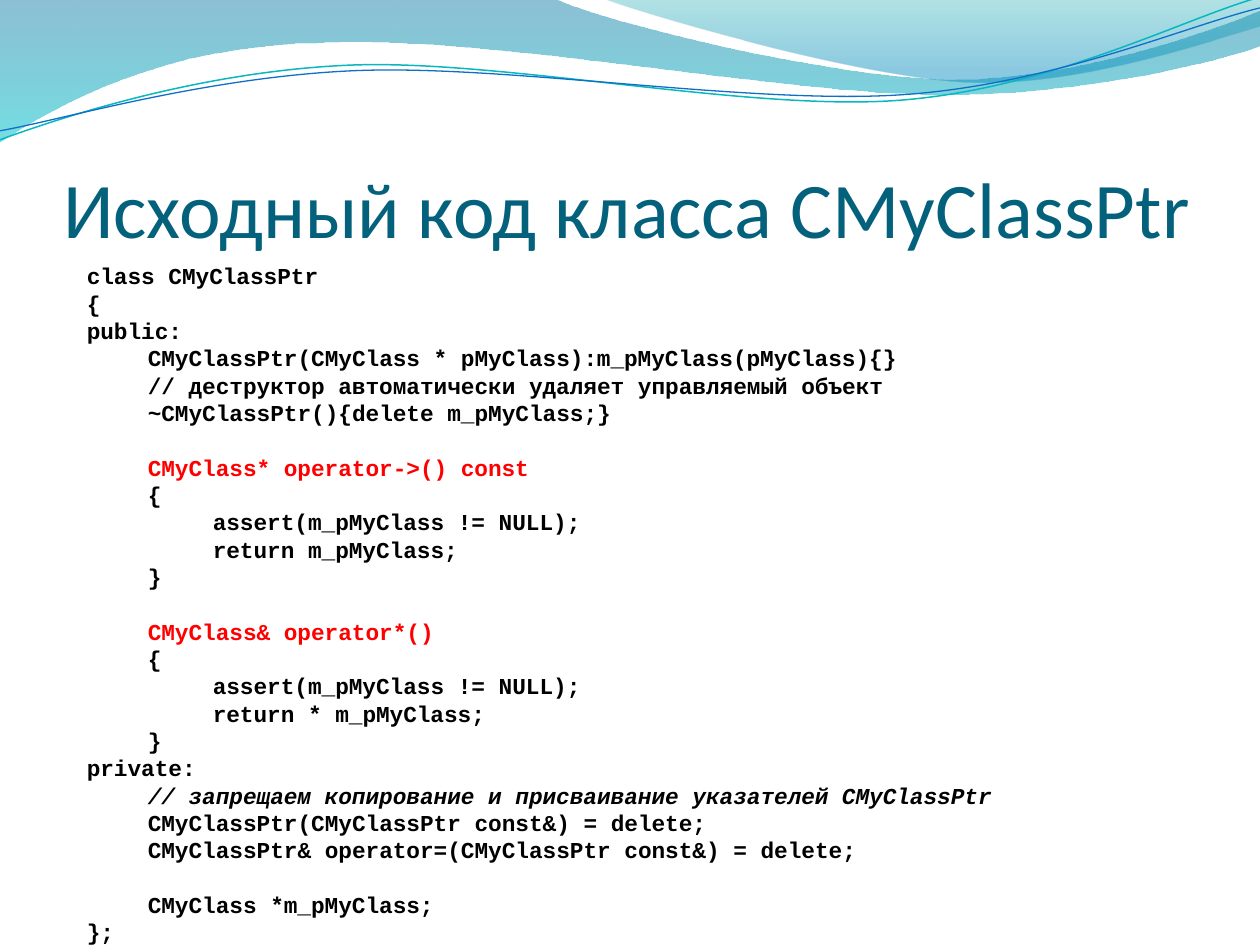
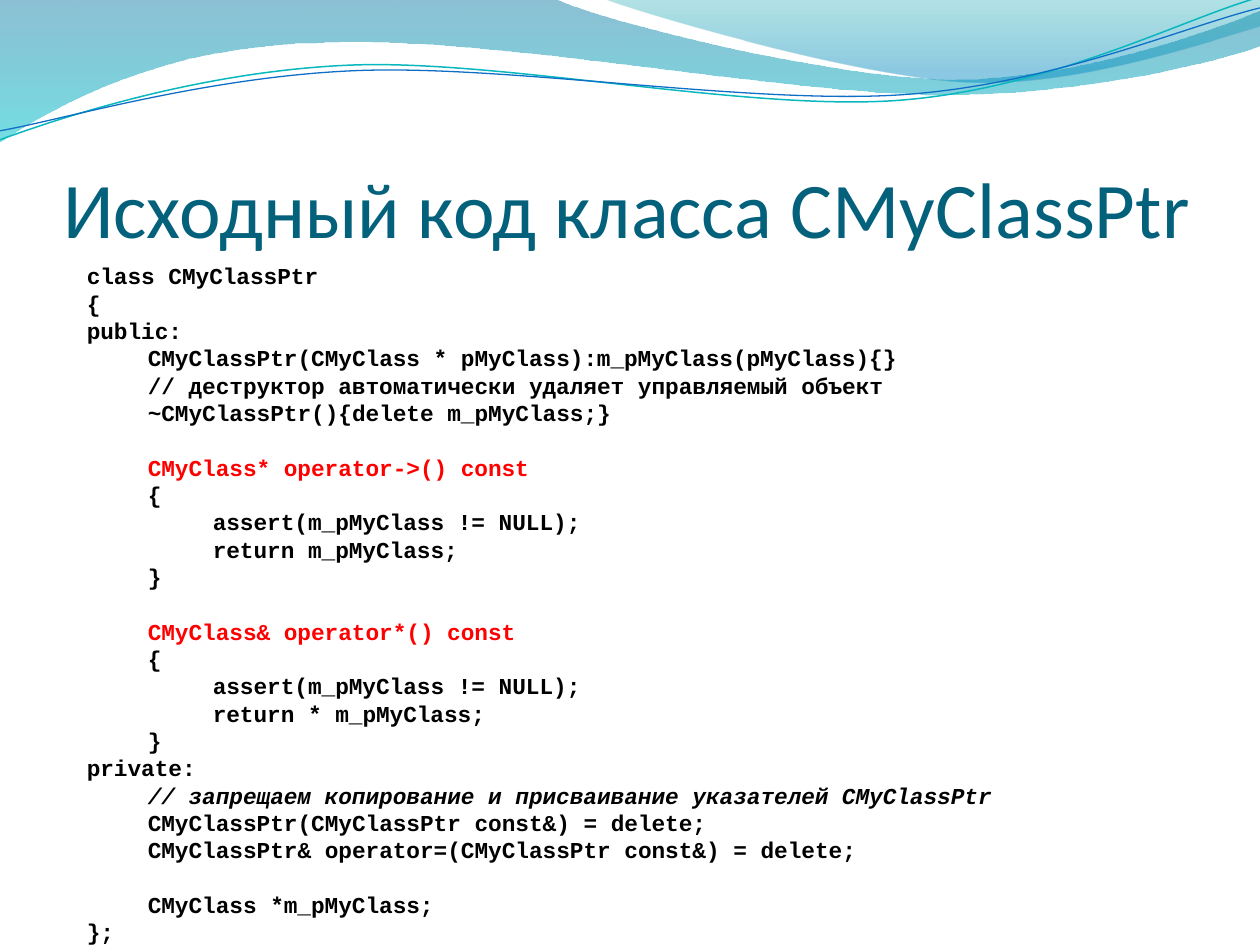
Before and after one commit to alexey-malov/oop, a slide deck: slide 33 of lectures/04/Дружественные функции и классы. Перегрузка операций.pptx. Drawn at 1260x945 pixels with LibreOffice and Linux fonts; fonts in the diff are those of the drawing; background and template pictures are left out. Boxes give left, top, right and bottom in pixels: in the first picture for what was removed or moved away, otherwise in the second. Text is boxed around its words. In the diff, an @@ line names an element or a change of style, - is before the commit and + after.

```diff
--- a/lectures/04/Дружественные функции и классы. Перегрузка операций.pptx
+++ b/lectures/04/Дружественные функции и классы. Перегрузка операций.pptx
@@ text at <box>148,623,515,645</box>: text changed @@
-CMyClass& operator*()
+CMyClass& operator*() const
```
Also in this commit, not shown: 2 other slides changed.
